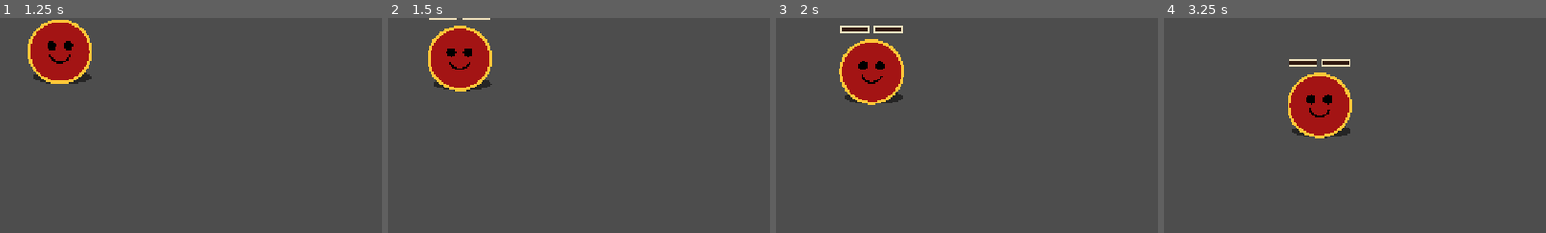
Above: before the commit, frames 1-4 (left to right).
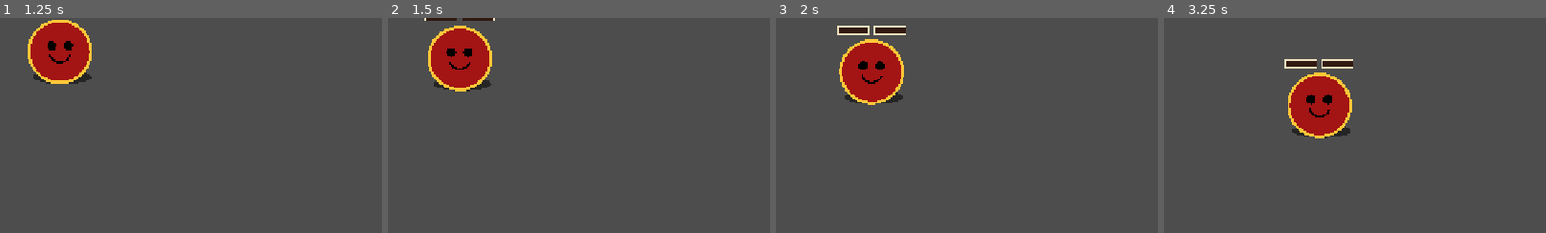
Above: after the commit, the same moments.

Repository: WatsonChen/chaotic-night-market-v2
Game: Godot game, scene res://scenes/big_enemy.tscn
Two runs of this game, one before a commit and one after it. Both use one fixed random seed, a clock stepped at 60 frames per second and the inputs below. This scene is started directly instead of the project's main scene.
Inputs (mouse positions are % of the whole screen's width and height, from its top left):
- Up to frame 1 (1.25 s): tap Enter at 0.5 s; move the mouse to (72, 45) at 0.52 s; hold D (p1_right) from 0.53 s (still down); hold K (p2_down) from 0.53 s (still down); click (72, 45) at 0.67 s
- Up to frame 2 (1.5 s): move the mouse to (30, 55) at 1.27 s; release D (p1_right) at 1.28 s; release K (p2_down) at 1.28 s; hold S (p1_down) from 1.28 s (still down); tap J (p2_left) at 1.35 s
- Up to frame 3 (2 s): keep holding S (p1_down)
- Up to frame 4 (3.25 s): move the mouse to (60, 28) at 2.02 s; release S (p1_down) at 2.03 s; hold D (p1_right) 2.03-2.78 s; hold L (p2_right) 2.03-2.78 s; move the mouse to (45, 70) at 2.77 s; hold W (p1_up) from 2.78 s (still down); tap I (p2_up) at 2.85 s; click (45, 70) at 2.92 s
The pictures show only the part of the screen within x 0-50%, y 0-50%; the shares and areas given below are measured in that part.

Frame 1 is identical in both runs. In frame 2, 0.2% of the frame differs, in the area x 9-28%, y 0-2%; in frame 3, 0.4%; in frame 4, 0.4%, in the area x 31-50%, y 19-24%.

Commit message:
Polish：震動、動畫、進度條、粒子、場景流程
- 畫面震動：新增 _add_sustained_shake（duration-based），大型破防 0.4s、客訴 +1 0.1s、勝利 0.5s
- 客訴動畫：放大比例 1.22→1.50，閃紅色 + _complaint_color_locked 防止覆蓋
- 大型饕客進度條：尺寸放大（46×10→52×13），urgent 狀態閃爍黃色輪廓 + 空欄亮色提示 + 「快了！」文字
- 粒子：客訴 -1（comeback）時額外噴發綠色粒子（_spawn_green_burst）

Co-Authored-By: Claude Sonnet 4.6 <noreply@anthropic.com>

Diff:
--- a/scripts/big_enemy.gd
+++ b/scripts/big_enemy.gd
@@ -35,8 +35,8 @@
 @export var break_angle_spread: float = 0.08
 
 @export_group("Armor Bars")
-@export var armor_bar_width: float = 46.0
-@export var armor_bar_height: float = 10.0
+@export var armor_bar_width: float = 52.0
+@export var armor_bar_height: float = 13.0
 @export var armor_bar_gap: float = 10.0
 @export var armor_bar_offset_y: float = -76.0
 @export var armor_bar_fill_speed: float = 8.0
@@ -218,16 +218,47 @@
 	var start_x = -total_width * 0.5
 	var y = armor_bar_offset_y
 
-	_draw_single_bar(Rect2(start_x, y, armor_bar_width, armor_bar_height), _p1_bar_fill, p1_bar_color)
-	_draw_single_bar(Rect2(start_x + armor_bar_width + armor_bar_gap, y, armor_bar_width, armor_bar_height), _p2_bar_fill, p2_bar_color)
-
-
-func _draw_single_bar(rect: Rect2, fill_ratio: float, fill_color: Color) -> void:
+	# urgent：開窗且只有一位玩家命中，提示「快了！」
+	var urgent = _coop_window_active and _coop_hitters.size() == 1
+
+	_draw_single_bar(Rect2(start_x, y, armor_bar_width, armor_bar_height), _p1_bar_fill, p1_bar_color, urgent)
+	_draw_single_bar(Rect2(start_x + armor_bar_width + armor_bar_gap, y, armor_bar_width, armor_bar_height), _p2_bar_fill, p2_bar_color, urgent)
+
+	if urgent:
+		# 在進度條上方閃爍「快了！」提示文字
+		var pulse = 0.5 + 0.5 * sin(_pulse_time * 2.0)
+		var text_alpha = 0.65 + pulse * 0.35
+		draw_string(
+			ThemeDB.fallback_font,
+			Vector2(-total_width * 0.5, armor_bar_offset_y - 5.0),
+			"快了！",
+			HORIZONTAL_ALIGNMENT_CENTER,
+			total_width,
+			14,
+			Color(1.0, 0.95, 0.40, text_alpha)
+		)
+
+
+func _draw_single_bar(rect: Rect2, fill_ratio: float, fill_color: Color, urgent: bool = false) -> void:
 	draw_rect(rect, armor_bar_bg_color)
 	var inner = rect.grow(-1.5)
 	if fill_ratio > 0.0:
 		draw_rect(Rect2(inner.position, Vector2(inner.size.x * clamp(fill_ratio, 0.0, 1.0), inner.size.y)), fill_color)
-	draw_rect(rect, armor_bar_outline_color, false, 1.6)
+
+	if urgent:
+		# 閃爍輪廓 + 空欄位亮色暗示「缺少另一人」
+		var pulse = 0.5 + 0.5 * sin(_pulse_time * 2.0)
+		draw_rect(rect, Color(1.0, 0.95, 0.40, 0.65 + pulse * 0.35), false, 2.5)
+		var filled = clamp(fill_ratio, 0.0, 1.0)
+		var empty_x = inner.position.x + inner.size.x * filled
+		var empty_w = inner.size.x * (1.0 - filled)
+		if empty_w > 0.5:
+			draw_rect(
+				Rect2(empty_x, inner.position.y, empty_w, inner.size.y),
+				Color(1.0, 0.95, 0.40, 0.12 + pulse * 0.18)
+			)
+	else:
+		draw_rect(rect, armor_bar_outline_color, false, 1.6)
 
 
 func take_hit(hit_dir: Vector2 = Vector2.RIGHT, hit_speed: float = 420.0, attacker_id: int = 0) -> void:
--- a/scripts/main.gd
+++ b/scripts/main.gd
@@ -168,6 +168,13 @@
 @export var sprint_brightness_speed: float = 3.0                    # ← pulse 頻率（Hz）
 @export var sprint_label_text: String = "最後衝刺！撐住！"           # ← 提示文字
 
+@export_group("Polish Shake")
+@export var break_shake_duration     : float = 0.40   # ← 大型破防震動持續時間（秒）
+@export var complaint_shake_strength : float = 3.0    # ← 客訴 +1 震動強度
+@export var complaint_shake_duration : float = 0.10   # ← 客訴 +1 震動持續時間（秒）
+@export var win_shake_strength       : float = 8.0    # ← 勝利震動強度
+@export var win_shake_duration       : float = 0.50   # ← 勝利震動持續時間（秒）
+
 @export_group("Mutation System")
 @export var mutation_interval      : float = 60.0   # ← 觸發間隔（秒）
 @export var mutation_choose_time   : float = 5.0    # ← 選擇倒數（秒）
@@ -229,6 +236,9 @@
 var _comeback_cooldown_left: float = 0.0
 var _feedback_time: float = 0.0
 var _impulse_shake: float = 0.0
+var _sustained_shake_strength: float = 0.0   # 持續震動強度（duration-based）
+var _sustained_shake_timer: float = 0.0      # 持續震動剩餘時間（秒）
+var _complaint_color_locked: bool = false    # 客訴閃紅色鎖定旗標
 var _slowmo_token: int = 0
 
 var complaint_label: Label
@@ -609,6 +619,7 @@
 	_set_complaint_count(complaint_count + complaint_delta, true)
 	_play_screen_flash(Color(1.0, 0.18, 0.1), complaint_flash_strength, complaint_flash_duration)
 	_add_shake(impact_shake_strength * (0.45 if complaint_delta == 1 else 0.75))
+	_add_sustained_shake(complaint_shake_strength * complaint_delta, complaint_shake_duration)
 
 	if complaint_count >= max_complaints:
 		_trigger_game_over()
@@ -622,7 +633,7 @@
 	var triggered_comeback = complaint_count >= comeback_min_complaints and _comeback_cooldown_left <= 0.0
 	_spawn_break_burst(break_position)
 	_play_screen_flash(Color(1.0, 1.0, 1.0), break_flash_strength, break_flash_duration)
-	_add_shake(break_shake_strength)
+	_add_sustained_shake(break_shake_strength, break_shake_duration)
 	food_court.trigger_break_pulse(1.25)
 	_start_break_time_fx(triggered_comeback)
 
@@ -635,6 +646,7 @@
 	_spawn_pause_timer = max(_spawn_pause_timer, comeback_spawn_pause)
 	_set_complaint_count(complaint_count - comeback_complaint_reduction, true)
 	_spawn_comeback_burst(break_position)
+	_spawn_green_burst(break_position)   # 客訴 -1 綠色粒子噴發
 	_play_screen_flash(Color(1.0, 1.0, 0.92), comeback_flash_strength, comeback_flash_duration)
 	_add_shake(comeback_shake_strength)
 	_show_comeback_notice()
@@ -663,9 +675,14 @@
 		_complaint_bump_tween.kill()
 
 	complaint_label.scale = Vector2.ONE
+	# 閃紅色並鎖定，防止 _sync_tension_feedback 立刻覆蓋
+	_complaint_color_locked = true
+	complaint_label.add_theme_color_override("font_color", Color(1.0, 0.12, 0.08))
+
 	_complaint_bump_tween = create_tween()
-	_complaint_bump_tween.tween_property(complaint_label, "scale", Vector2(1.22, 1.22), 0.08)
-	_complaint_bump_tween.tween_property(complaint_label, "scale", Vector2.ONE, 0.18)
+	_complaint_bump_tween.tween_property(complaint_label, "scale", Vector2(1.50, 1.50), 0.07)
+	_complaint_bump_tween.tween_property(complaint_label, "scale", Vector2.ONE, 0.20)
+	_complaint_bump_tween.tween_callback(func(): _complaint_color_locked = false)
 
 
 func _on_stage_changed(old_stage: int, new_stage: int) -> void:
@@ -936,6 +953,46 @@
 	)
 
 
+func _spawn_green_burst(pos: Vector2) -> void:
+	# 客訴 -1 專用：明亮綠色粒子噴發，傳達「減少壓力」
+	_spawn_hit_effect(
+		pos,
+		true,
+		comeback_secondary_effect_scale,
+		{
+			"duration_override": 0.52,
+			"particle_count_override": 18,
+			"ring_count_override": 3,
+			"fly_distance_override": 112.0,
+			"ring_max_override": 104.0,
+			"white_ring_boost": 0.8,
+			"primary_color":   Color(0.22, 1.0,  0.44),
+			"secondary_color": Color(0.62, 1.0,  0.62),
+			"accent_color":    Color(0.88, 1.0,  0.18),
+			"particle_size_ratio": 1.05,
+			"ring_width_ratio":    1.10,
+		}
+	)
+	for _i in range(3):
+		var angle = randf() * TAU
+		var offset = Vector2(cos(angle), sin(angle)) * randf_range(14.0, 88.0)
+		_spawn_hit_effect(
+			pos + offset,
+			true,
+			comeback_secondary_effect_scale * 0.72,
+			{
+				"duration_override": 0.38,
+				"particle_count_override": 10,
+				"ring_count_override": 2,
+				"fly_distance_override": 72.0,
+				"ring_max_override": 64.0,
+				"primary_color":   Color(0.22, 1.0,  0.44),
+				"secondary_color": Color(0.72, 1.0,  0.72),
+				"accent_color":    Color(0.60, 0.96, 0.22),
+			}
+		)
+
+
 func _play_screen_flash(base_color: Color, strength: float, duration: float) -> void:
 	if _flash_tween != null:
 		_flash_tween.kill()
@@ -1064,6 +1121,7 @@
 	if _mut_overlay:
 		_mut_overlay.hide()
 	audio_mgr.play(audio_mgr.WIN)   # 勝利音效
+	_add_sustained_shake(win_shake_strength, win_shake_duration)
 	_clear_state_overlays()
 	win_final_label.text = "本場客訴：%d 次" % complaint_count
 	win_panel.show()
@@ -1151,12 +1209,18 @@
 		return
 	_impulse_shake = max(_impulse_shake - shake_decay * delta, 0.0)
 
+	# 持續震動（duration-based，用於破防 / 客訴 / 勝利等持續回饋）
+	if _sustained_shake_timer > 0.0:
+		_sustained_shake_timer -= delta
+		if _sustained_shake_timer <= 0.0:
+			_sustained_shake_strength = 0.0
+
 	var danger_shake = 0.0
 	if complaint_count >= stage3_threshold and not is_game_over:
 		var pulse = 0.5 + 0.5 * sin(_feedback_time * 20.0)
 		danger_shake = danger_shake_strength * (0.45 + pulse * 0.55)
 
-	var shake_strength = max(_impulse_shake, danger_shake)
+	var shake_strength = max(_impulse_shake, max(danger_shake, _sustained_shake_strength))
 	if shake_strength <= 0.01:
 		world_node.position = Vector2.ZERO
 		return
@@ -1169,13 +1233,23 @@
 	_impulse_shake = max(_impulse_shake, strength)
 
 
+func _add_sustained_shake(strength: float, duration: float) -> void:
+	_add_shake(strength)   # 同步觸發衝擊震動
+	if strength > _sustained_shake_strength:
+		_sustained_shake_strength = strength
+	if duration > _sustained_shake_timer:
+		_sustained_shake_timer = duration
+
+
 func _sync_tension_feedback() -> void:
-	var label_color = Color(1.0, 0.92, 0.3)
-	if _get_stage() == 2:
-		label_color = Color(1.0, 0.72, 0.28)
-	elif _get_stage() >= 3:
-		label_color = Color(1.0, 0.42, 0.35)
-	complaint_label.add_theme_color_override("font_color", label_color)
+	# 客訴閃紅鎖定期間不覆蓋顏色
+	if not _complaint_color_locked:
+		var label_color = Color(1.0, 0.92, 0.3)
+		if _get_stage() == 2:
+			label_color = Color(1.0, 0.72, 0.28)
+		elif _get_stage() >= 3:
+			label_color = Color(1.0, 0.42, 0.35)
+		complaint_label.add_theme_color_override("font_color", label_color)
 
 	var ambient_color = Color(0.0, 0.0, 0.0, 0.0)
 	if _get_stage() == 2:
